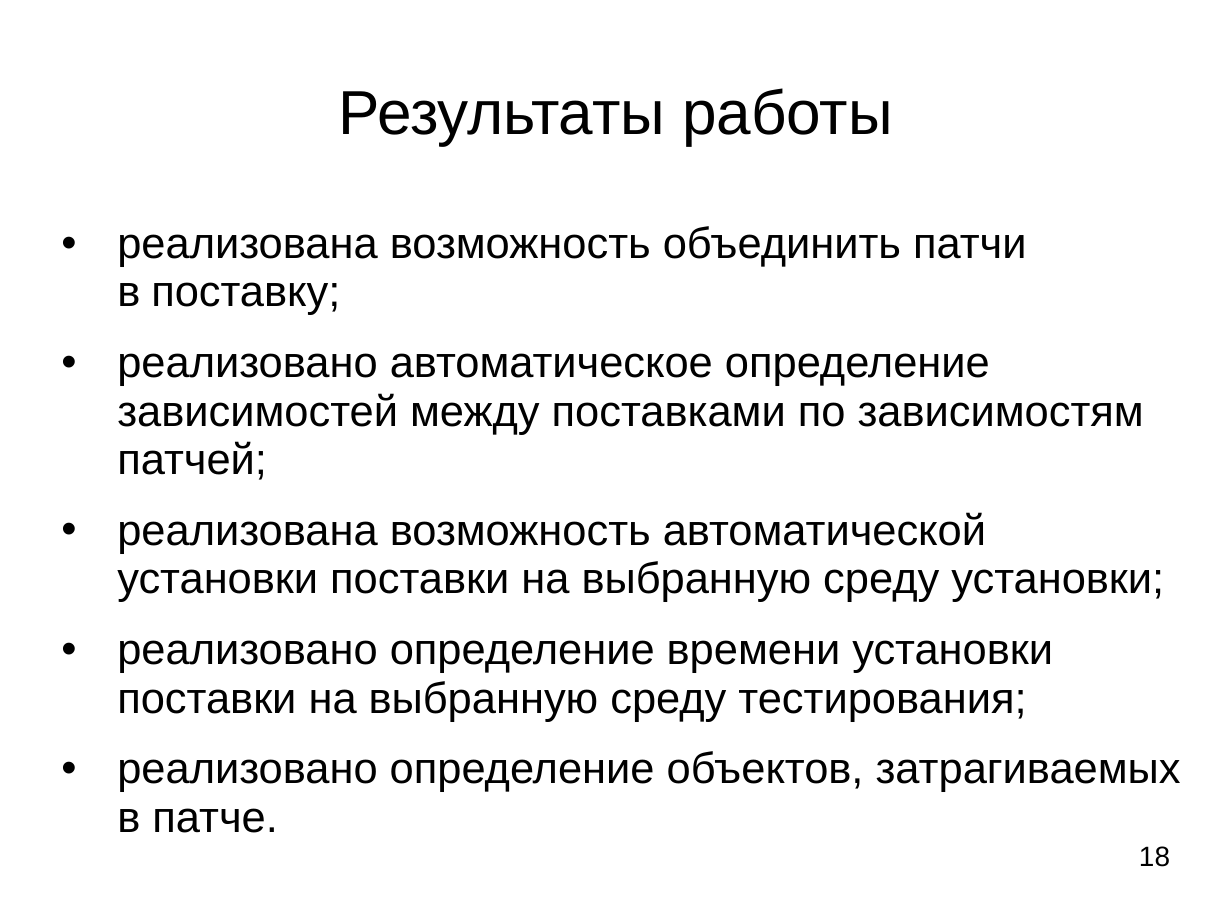
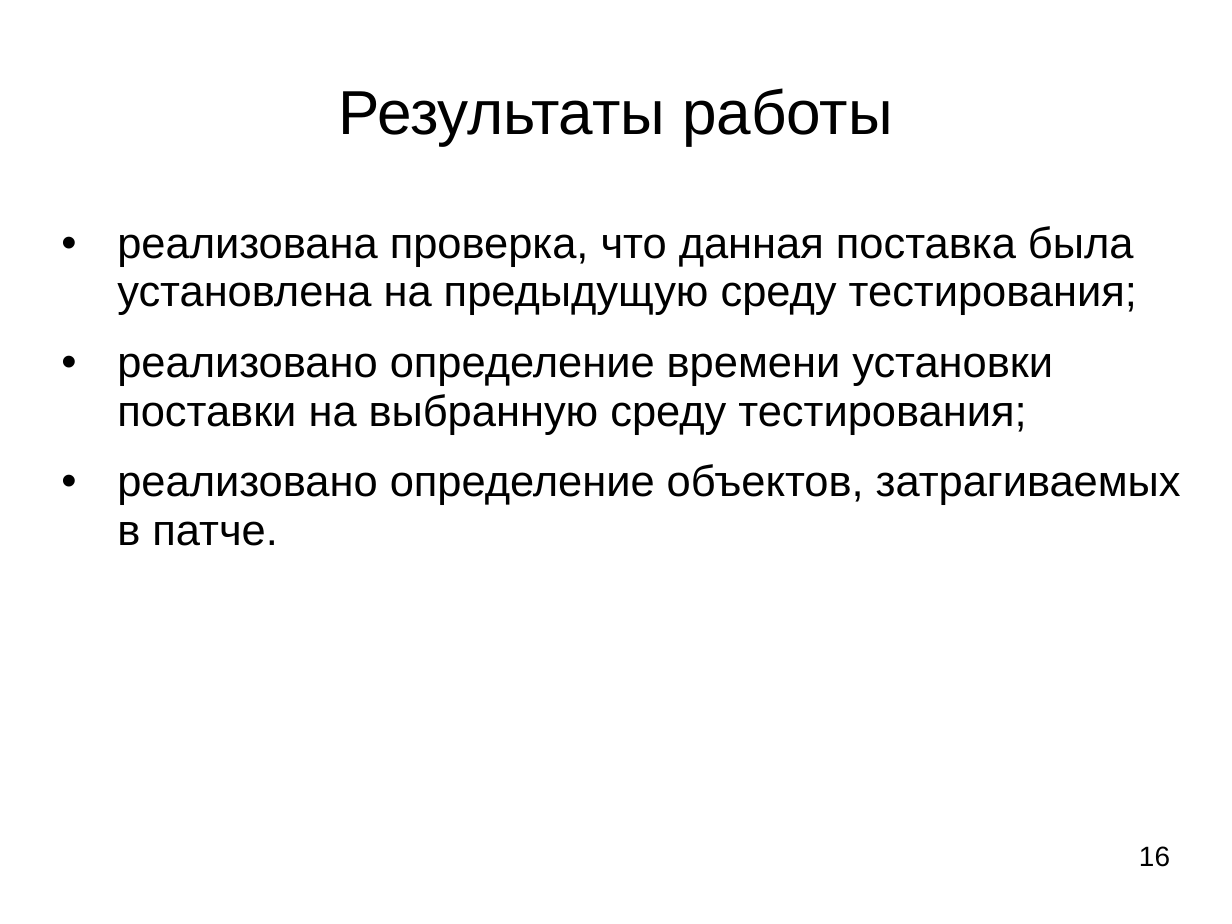
Before and after one commit to ledenevdmitry/CoreApp, a slide deck: slide 16 of LedenevDiplom.ppt (slide 18 before the commit). Drawn at 1232x924 pixels with LibreOffice and Linux fonts; fonts in the diff are those of the drawing. Boxes give left, top, right and bottom in pixels: in the first picture for what was removed or moved away, otherwise in the second. Text is boxed around its words. In the diff, an @@ line names an element or a change of style, - is before the commit and + after.

```diff
--- a/LedenevDiplom.ppt
+++ b/LedenevDiplom.ppt
@@ text at (117, 226, 1137, 315): text changed @@
-• реализована возможность объединить патчи в поставку;
-• реализовано автоматическое определение зависимостей между поставками по зависимостям патчей;
-• реализована возможность автоматической установки поставки на выбранную среду установки;
+• реализована проверка, что данная поставка была установлена на предыдущую среду тестирования;
@@ text at (1139, 846, 1170, 867): text changed @@
-18
+16
```
Also in this commit, not shown: 10 other slides changed, 3 slides added, 5 slides removed, 3 other files.
